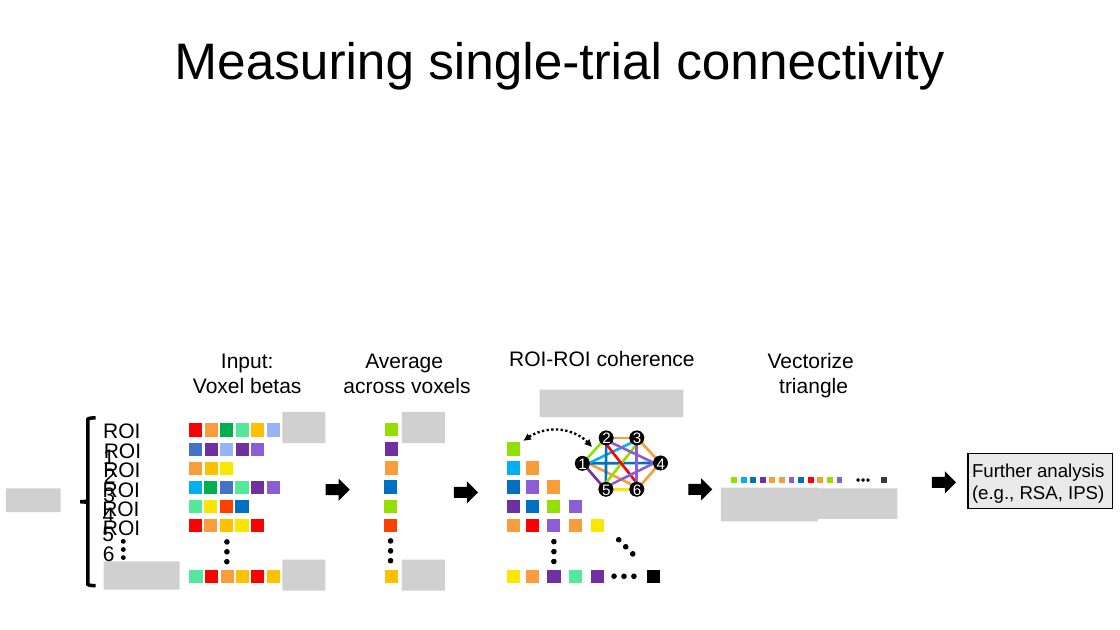
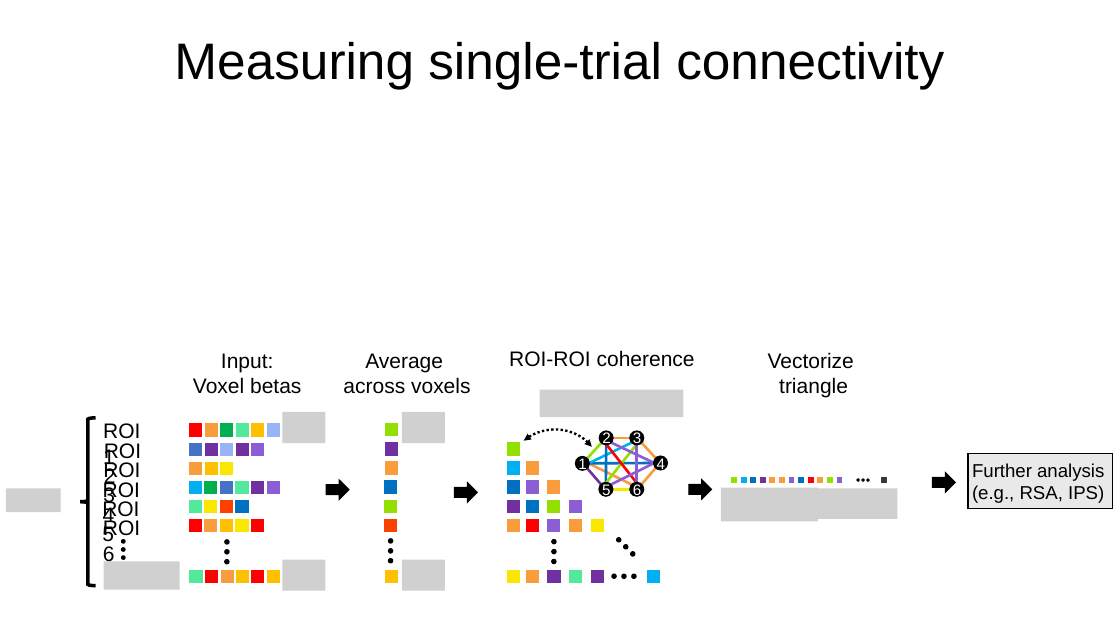
Before and after one commit to paulcbogdan/SchemeRep_PB, a slide deck: slide 7 of docs/DistRep_Dec3.pptx. Drawn at 1120x630 pixels with LibreOffice and Linux fonts; fonts in the diff are those of the drawing; grey boxes stand for pictures. Boxes give left, top, right and bottom in pixels: in the first picture for what was removed or moved away, otherwise in the second. Text is boxed around its words. In the diff, an @@ line names an element or a change of style, - is before the commit and + after.

```diff
--- a/docs/DistRep_Dec3.pptx
+++ b/docs/DistRep_Dec3.pptx
@@ rectangle at box(647, 569, 661, 583): fill #000000 to #00B0F0 @@
```
Also in this commit, not shown: 3 other files.
